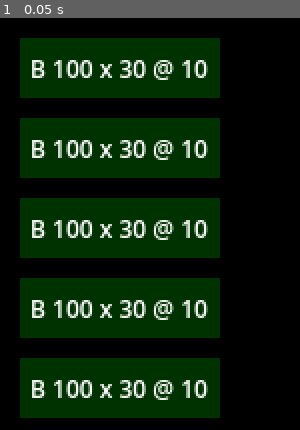
Above: before the commit, frame 1.
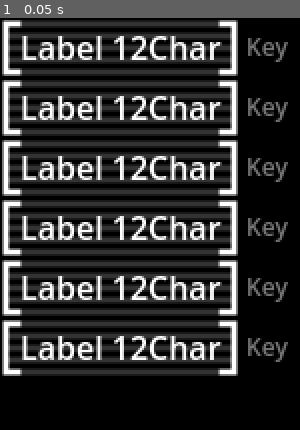
Above: after the commit, the same moment.

Repository: toteki/ngn
Game: Godot game, scene res://Scrap/workspace.tscn
Two runs of this game, one before a commit and one after it. Both use one fixed random seed, a clock stepped at 60 frames per second and the inputs below. This scene is started directly instead of the project's main scene.
Inputs:
- Up to frame 1 (0.05 s): no input

The runs differ from the first frame. In frame 1, 66% of the frame differs, in the area x 0-96%, y 0-98%.

Commit message:
snapshot

Diff:
--- a/Canon/Formal/tine.tscn
+++ b/Canon/Formal/tine.tscn
@@ -1,31 +1,39 @@
-[gd_scene format=3 uid="uid://cmg2muc4hn14t"]
+[gd_scene load_steps=2 format=3 uid="uid://cmg2muc4hn14t"]
+
+[ext_resource type="Texture2D" uid="uid://ca6hp1bw65otn" path="res://Canon/Inbox/BTN 400 100 OUTER.png" id="1_ul4o6"]
 
 [node name="Tine" type="Control"]
 layout_mode = 3
 anchors_preset = 0
-offset_left = 10.0
-offset_top = 10.0
-offset_right = 110.0
-offset_bottom = 40.0
+offset_right = 120.0
+offset_bottom = 30.0
 
-[node name="Extent" type="ColorRect" parent="."]
-layout_mode = 1
-anchors_preset = 15
-anchor_right = 1.0
-anchor_bottom = 1.0
-grow_horizontal = 2
-grow_vertical = 2
-color = Color(0, 0.19607843, 0, 1)
+[node name="Extent" type="Sprite2D" parent="."]
+scale = Vector2(0.3, 0.3)
+texture = ExtResource("1_ul4o6")
+centered = false
 
 [node name="Intent" type="Label" parent="."]
-layout_mode = 1
-anchors_preset = -1
-anchor_left = 0.05
-anchor_top = 0.05
-anchor_right = 0.95
-anchor_bottom = 0.95
-grow_horizontal = 2
-grow_vertical = 2
+layout_mode = 0
+offset_left = 10.0
+offset_top = 2.5
+offset_right = 111.0
+offset_bottom = 25.5
+theme_override_font_sizes/font_size = 16
+text = "Label 12Char"
+vertical_alignment = 1
+max_lines_visible = 1
+visible_characters = 12
+
+[node name="Key" type="Label" parent="."]
+modulate = Color(0.47058824, 0.47058824, 0.47058824, 1)
+layout_mode = 0
+offset_left = 122.5
+offset_top = 5.0
+offset_right = 147.5
+offset_bottom = 25.0
 theme_override_font_sizes/font_size = 12
-text = "B 100 x 30 @ 10"
+text = "Key"
 vertical_alignment = 1
+max_lines_visible = 1
+visible_characters = 3
--- a/Scrap/workspace.tscn
+++ b/Scrap/workspace.tscn
@@ -12,20 +12,24 @@
 color = Color(0, 0, 0, 1)
 metadata/_edit_lock_ = true
 
-[node name="TineEsc" parent="." instance=ExtResource("1_hj1uk")]
-
-[node name="Tine1" parent="." instance=ExtResource("1_hj1uk")]
-offset_top = 50.0
-offset_bottom = 80.0
+[node name="Tine" parent="." instance=ExtResource("1_hj1uk")]
 
 [node name="Tine2" parent="." instance=ExtResource("1_hj1uk")]
+offset_top = 30.0
+offset_bottom = 60.0
+
+[node name="Tine3" parent="." instance=ExtResource("1_hj1uk")]
+offset_top = 60.0
+offset_bottom = 90.0
+
+[node name="Tine4" parent="." instance=ExtResource("1_hj1uk")]
 offset_top = 90.0
 offset_bottom = 120.0
 
-[node name="Tine3" parent="." instance=ExtResource("1_hj1uk")]
-offset_top = 130.0
-offset_bottom = 160.0
+[node name="Tine5" parent="." instance=ExtResource("1_hj1uk")]
+offset_top = 120.0
+offset_bottom = 150.0
 
-[node name="Tine4" parent="." instance=ExtResource("1_hj1uk")]
-offset_top = 170.0
-offset_bottom = 200.0
+[node name="Tine6" parent="." instance=ExtResource("1_hj1uk")]
+offset_top = 150.0
+offset_bottom = 180.0
